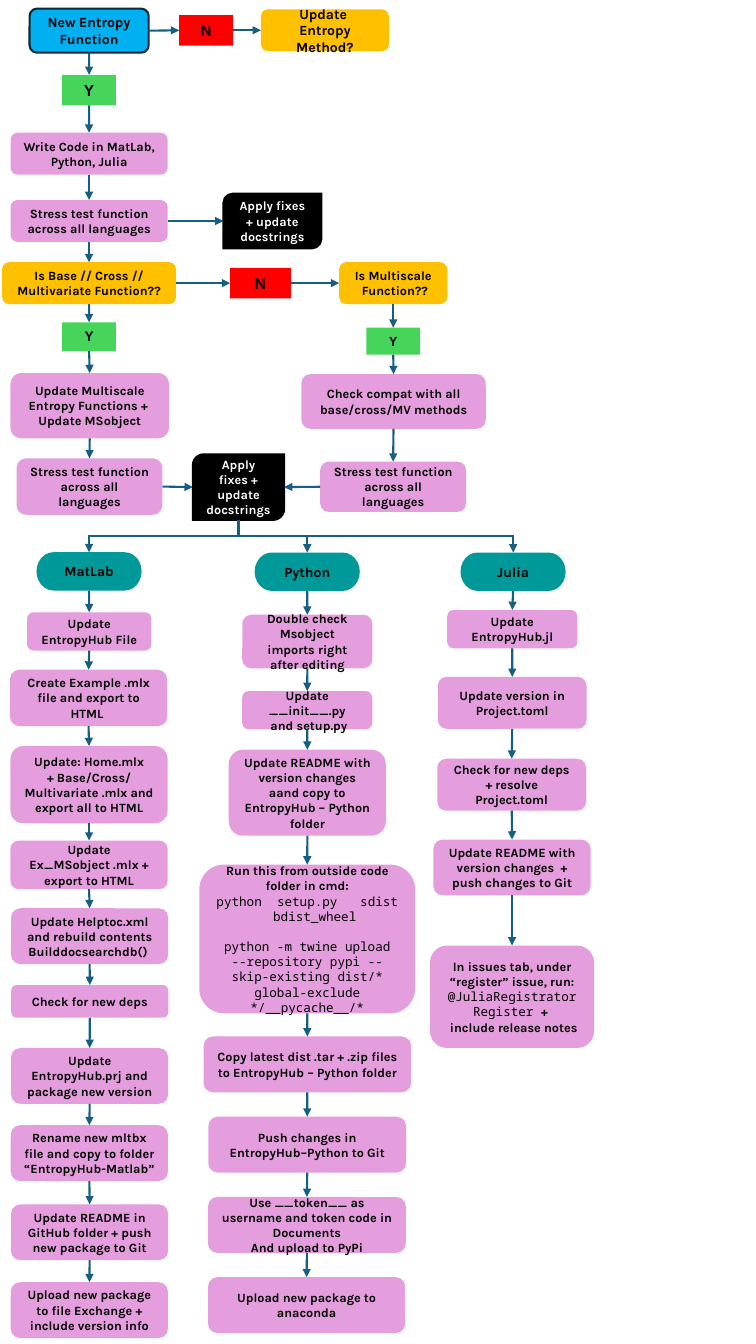
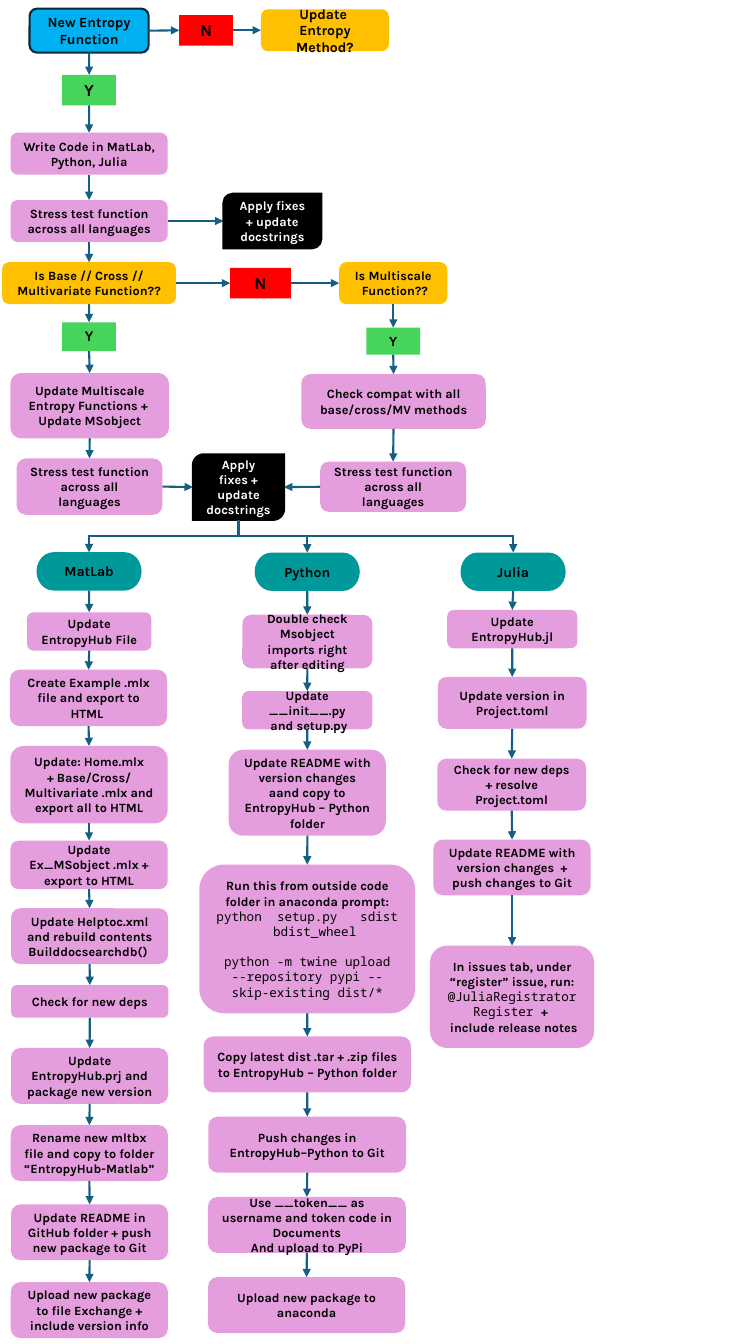
Before and after one commit to MattWillFlood/EntropyHub, a slide deck: slide 1 of EntropyHub Flow Diagram.pptx. Drawn at 756x1344 pixels with LibreOffice and Linux fonts; fonts in the diff are those of the drawing. Boxes give left, top, right and bottom in pixels: in the first picture for what was removed or moved away, otherwise in the second. Text is boxed around its words. In the diff, an @@ line names an element or a change of style, - is before the commit and + after.

Commit message:
New Python and MatLab Distribution
Features new WindowData function

```diff
--- a/EntropyHub Flow Diagram.pptx
+++ b/EntropyHub Flow Diagram.pptx
@@ text in rounded rectangle at <box>225,881,389,909</box>: text changed @@
-Run this from outside code folder in cmd:
+Run this from outside code folder in anaconda prompt:
@@ text in rounded rectangle at <box>224,956,390,1000</box>: text changed @@
-python -m twine upload --repository pypi --skip-existing dist/* global-exclude */__pycache__/*
+python -m twine upload --repository pypi --skip-existing dist/*
```
Also in this commit, not shown: 6 other files.
